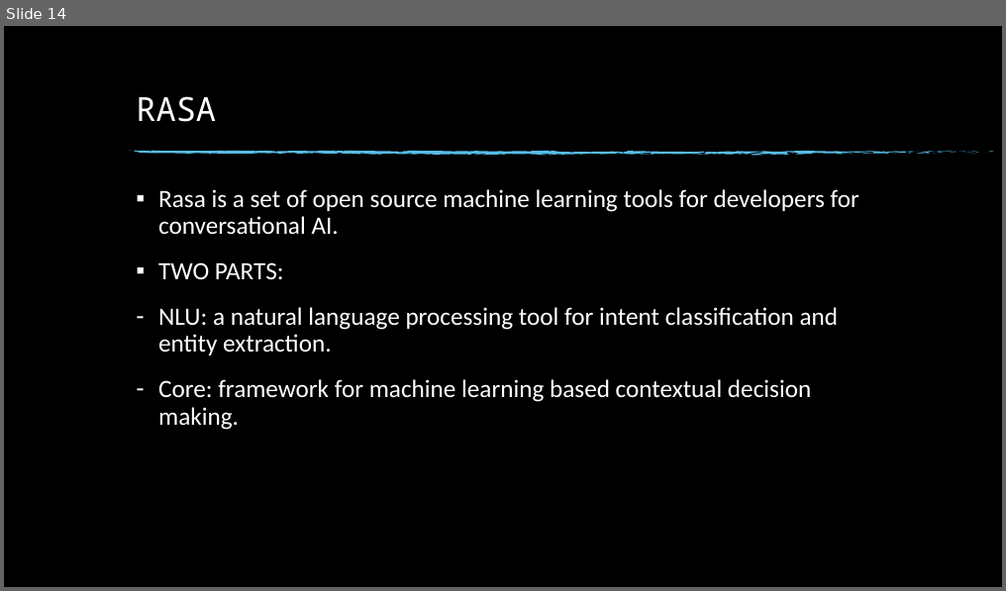
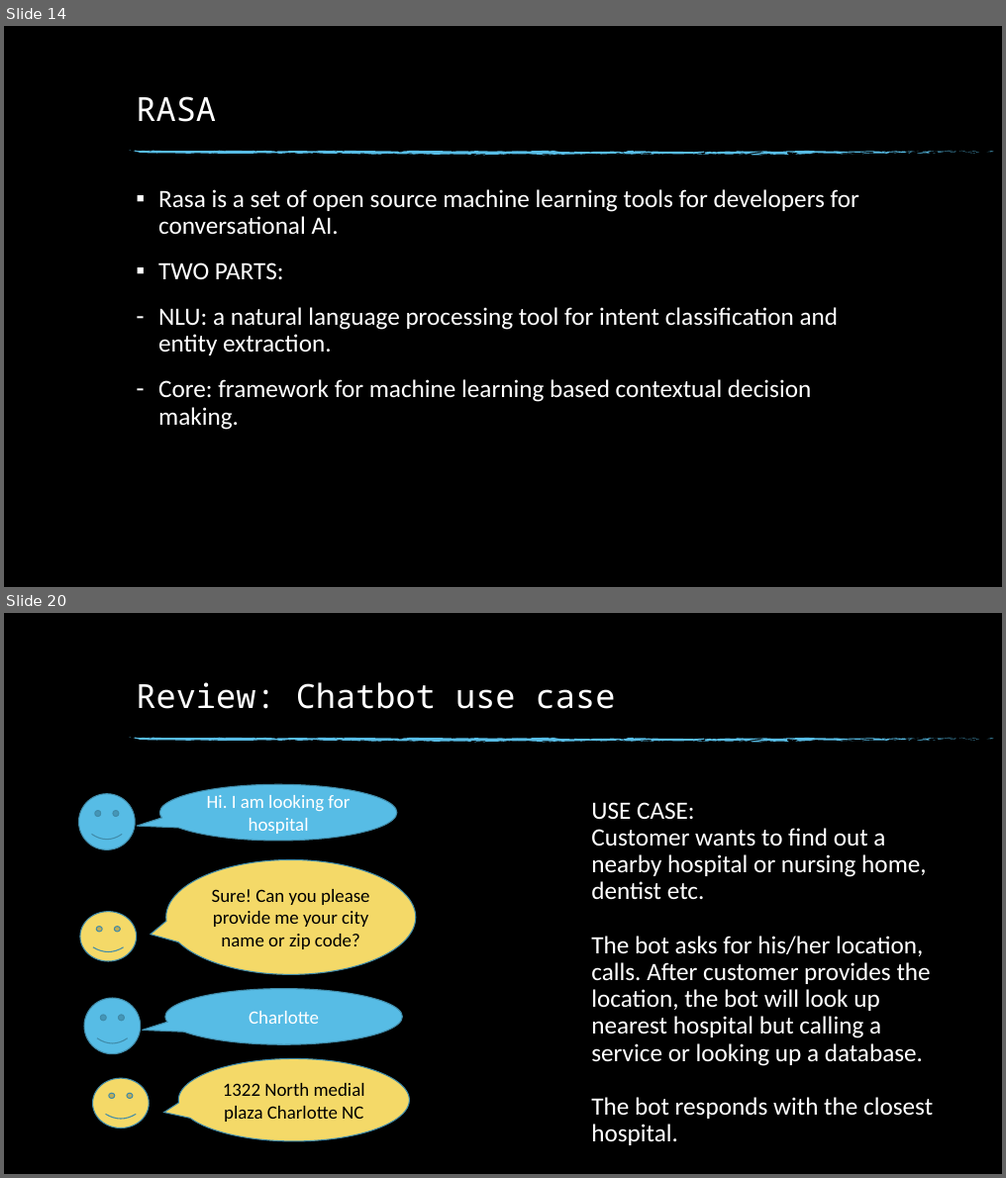
Before and after one commit to dinesh19aug/rasa-workshop, a slide deck: Natural Language Processing Workshop.pptx. Shown one above the other, each under a label of ours: slide 14 before the commit, slides 14 and 20 after it; the slides between them are not shown. The pictures are 1006x591 and 1006x1178 pixels, drawn with LibreOffice and Linux fonts; fonts in the diff are those of the drawing; background and template pictures are left out. Boxes give left, top, right and bottom in pixels: in the first picture for what was removed or moved away, otherwise in the second. Text is boxed around its words. In the diff, an @@ line names an element or a change of style, - is before the commit and + after.

```diff
--- a/Natural Language Processing Workshop.pptx
+++ b/Natural Language Processing Workshop.pptx
@@ slide 20 added at (4,613,1002,1174), background picture (left out); not listed: 74 template elements that a slide beside it also shows @@
@@ title added at (136,682,616,709), 32 pt, text #FFFFFF @@
+Review: Chatbot use case
@@ speech bubble added at (159,784,397,841), fill #57BCE5, outline #408BA9 1 pt, 18 pt, text #FFFFFF @@
+Hi. I am looking for hospital
@@ smiley face added at (79,794,135,851), fill #57BCE5, outline #408BA9 1 pt @@
@@ text added at (591,802,933,1146), 24 pt, text #FFFFFF @@
+USE CASE:
+Customer wants to find out a nearby hospital or nursing home, dentist etc.
+The bot asks for his/her location, calls. After customer provides the location, the bot will look up nearest hospital but calling a service or looking up a database.
+The bot responds with the closest hospital.
@@ speech bubble added at (165,861,415,974), fill #F4D968, outline #408BA9 1 pt, 18 pt, text #000000 @@
+Sure! Can you please provide me your city name or zip code?
@@ smiley face added at (80,912,137,961), fill #F4D968, outline #408BA9 1 pt @@
@@ smiley face added at (84,998,141,1055), fill #57BCE5, outline #408BA9 1 pt @@
@@ speech bubble added at (165,989,402,1045), fill #57BCE5, outline #408BA9 1 pt, 18 pt, text #FFFFFF @@
+Charlotte
@@ smiley face added at (92,1078,149,1129), fill #F4D968, outline #408BA9 1 pt @@
@@ speech bubble added at (178,1059,409,1142), fill #F4D968, outline #408BA9 1 pt, 18 pt, text #000000 @@
+1322 North medial plaza Charlotte NC
```
Also in this commit, not shown: 11 other slides added, 3 other files.
